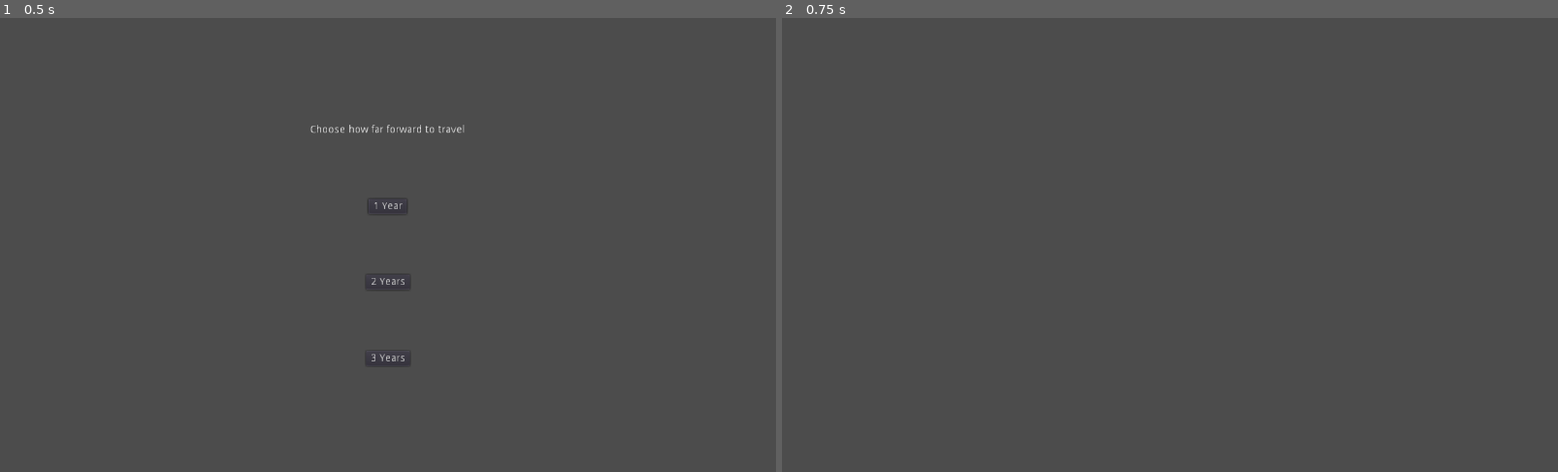
Above: before the commit, frames 1-2 (left to right).
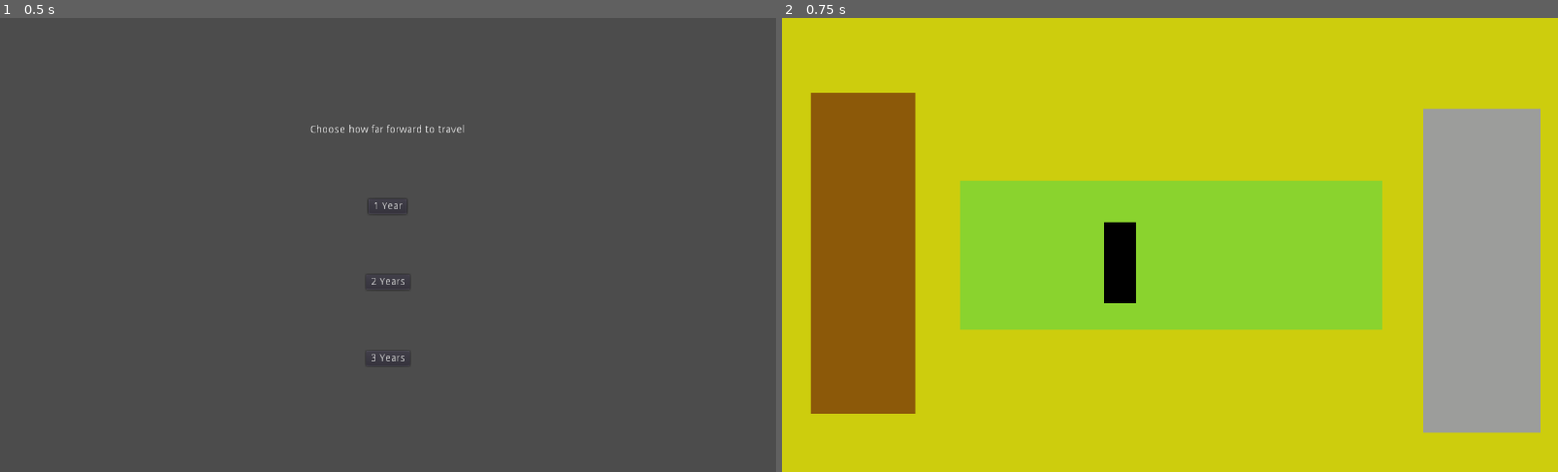
Above: after the commit, the same moments.

Repository: Dvlv/ld44
Game: Godot game, scene res://scenes/TimeMachine.tscn
Same seed, same stepped clock (60 frames per second), same inputs: the game is played once before the commit and once after it. The project has no main scene, so this scene is started directly.
Inputs:
- Up to frame 1 (0.5 s): no input
- Up to frame 2 (0.75 s): click "1 Year" at 0.5 s

Frame 1 is identical in both runs. In frame 2, 100% of the frame differs, in the area x 0-100%, y 0-100%.

Commit message:
placeholder interactive bedroom

Diff:
--- a/src/scenes/Bedroom.tscn
+++ b/src/scenes/Bedroom.tscn
@@ -1,7 +1,17 @@
-[gd_scene load_steps=3 format=2]
+[gd_scene load_steps=7 format=2]
 
 [ext_resource path="res://scripts/Bedroom.gd" type="Script" id=1]
 [ext_resource path="res://scenes/DialogueBox.tscn" type="PackedScene" id=2]
+[ext_resource path="res://assets/art/bedroom.png" type="Texture" id=3]
+
+[sub_resource type="RectangleShape2D" id=1]
+extents = Vector2( 91.6105, 190.283 )
+
+[sub_resource type="RectangleShape2D" id=2]
+extents = Vector2( 23.1204, 39.7971 )
+
+[sub_resource type="RectangleShape2D" id=3]
+extents = Vector2( 65.2128, 197.38 )
 
 [node name="Bedroom" type="Node2D"]
 script = ExtResource( 1 )
@@ -10,3 +20,53 @@
 
 [node name="DialogueBox" parent="CanvasLayer" instance=ExtResource( 2 )]
 visible = false
+
+[node name="bg" type="Sprite" parent="."]
+position = Vector2( 512, 300 )
+texture = ExtResource( 3 )
+
+[node name="tm" type="Area2D" parent="bg"]
+position = Vector2( 409.983, 8.82159 )
+
+[node name="CollisionShape2D" type="CollisionShape2D" parent="bg/tm"]
+shape = SubResource( 1 )
+
+[node name="tip" type="Label" parent="bg/tm"]
+visible = false
+margin_left = -342.307
+margin_top = -235.341
+margin_right = 97.6935
+margin_bottom = -204.341
+text = "Enter the time machine to get more tickets, in exchange for years of
+your life."
+align = 1
+
+[node name="phone" type="Area2D" parent="bg"]
+position = Vector2( -66.019, 22.8866 )
+
+[node name="CollisionShape2D" type="CollisionShape2D" parent="bg/phone"]
+shape = SubResource( 2 )
+
+[node name="tip" type="Label" parent="bg/phone"]
+visible = false
+margin_left = -73.4802
+margin_top = -75.8128
+margin_right = 84.5198
+margin_bottom = -61.8128
+text = "Play some Sweet Smash!"
+
+[node name="door" type="Area2D" parent="bg"]
+position = Vector2( -411.722, 3.49905 )
+
+[node name="CollisionShape2D" type="CollisionShape2D" parent="bg/door"]
+shape = SubResource( 3 )
+
+[node name="tip" type="Label" parent="bg/door"]
+visible = false
+margin_left = -95.6407
+margin_top = -223.939
+margin_right = 183.359
+margin_bottom = -192.939
+text = "Exit the room, and give up on Sweet Smash.
+"
+align = 1
--- a/src/scripts/Bedroom.gd
+++ b/src/scripts/Bedroom.gd
@@ -20,7 +20,7 @@
 		else:
 			# connect phone click to next lvl
 			# will be Level + str(story+1), or random lvl
-			pass
+			connect_callbacks()
 
 func load_time_machine():
 	get_tree().change_scene_to(load("res://scenes/TimeMachine.tscn"))
@@ -89,3 +89,56 @@
 
 func load_thanks_scene():
 	get_tree().change_scene_to(load("res://scenes/Thanks.tscn"))
+
+
+
+
+
+
+
+######### callbacks
+func connect_callbacks():
+	$bg/tm.connect("input_event", self, "on_tm_click")
+	$bg/tm.connect("mouse_entered", self, "show_tm_tip")
+	$bg/tm.connect("mouse_exited", self, "hide_tm_tip")
+
+	$bg/phone.connect("input_event", self, "on_phone_click")
+	$bg/phone.connect("mouse_entered", self, "show_phone_tip")
+	$bg/phone.connect("mouse_exited", self, "hide_phone_tip")
+
+	$bg/door.connect("input_event", self, "on_door_click")
+	$bg/door.connect("mouse_entered", self, "show_door_tip")
+	$bg/door.connect("mouse_exited", self, "hide_door_tip")
+
+
+func on_tm_click(i,event,c):
+	if (event is InputEventMouseButton && event.pressed):
+		load_time_machine()
+
+func on_door_click(i,event,c):
+	# are you sure?
+	if (event is InputEventMouseButton && event.pressed):
+		quit_playing()
+
+func on_phone_click(i,event,c):
+	# load random lvl
+	if (event is InputEventMouseButton && event.pressed):
+		load_lvl_3()
+
+func show_tm_tip():
+	$bg/tm/tip.visible = true
+
+func hide_tm_tip():
+	$bg/tm/tip.visible = false
+
+func show_phone_tip():
+	$bg/phone/tip.visible = true
+
+func hide_phone_tip():
+	$bg/phone/tip.visible = false
+
+func show_door_tip():
+	$bg/door/tip.visible = true
+
+func hide_door_tip():
+	$bg/door/tip.visible = false
Binary file added: src/assets/art/bedroom.png
